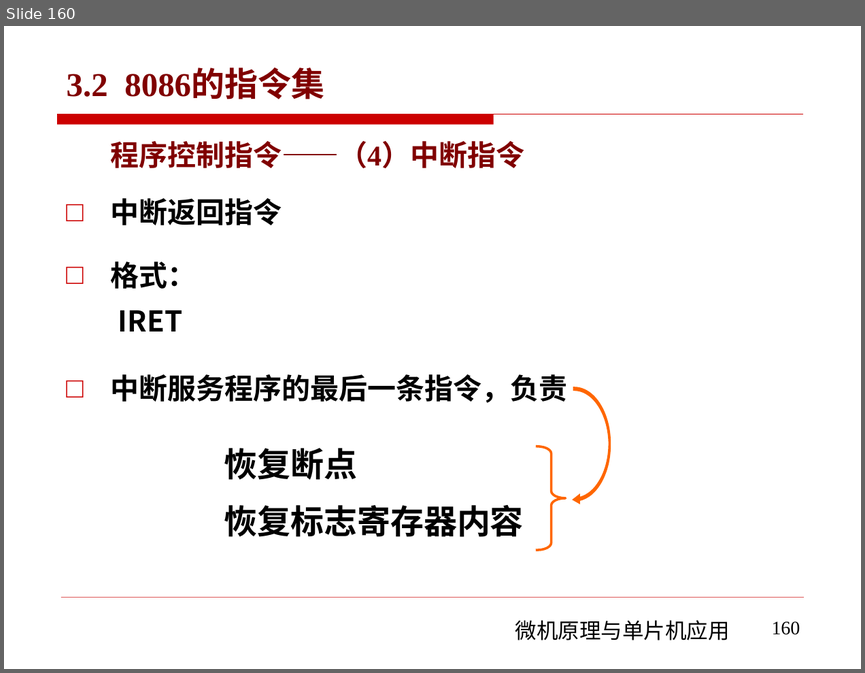
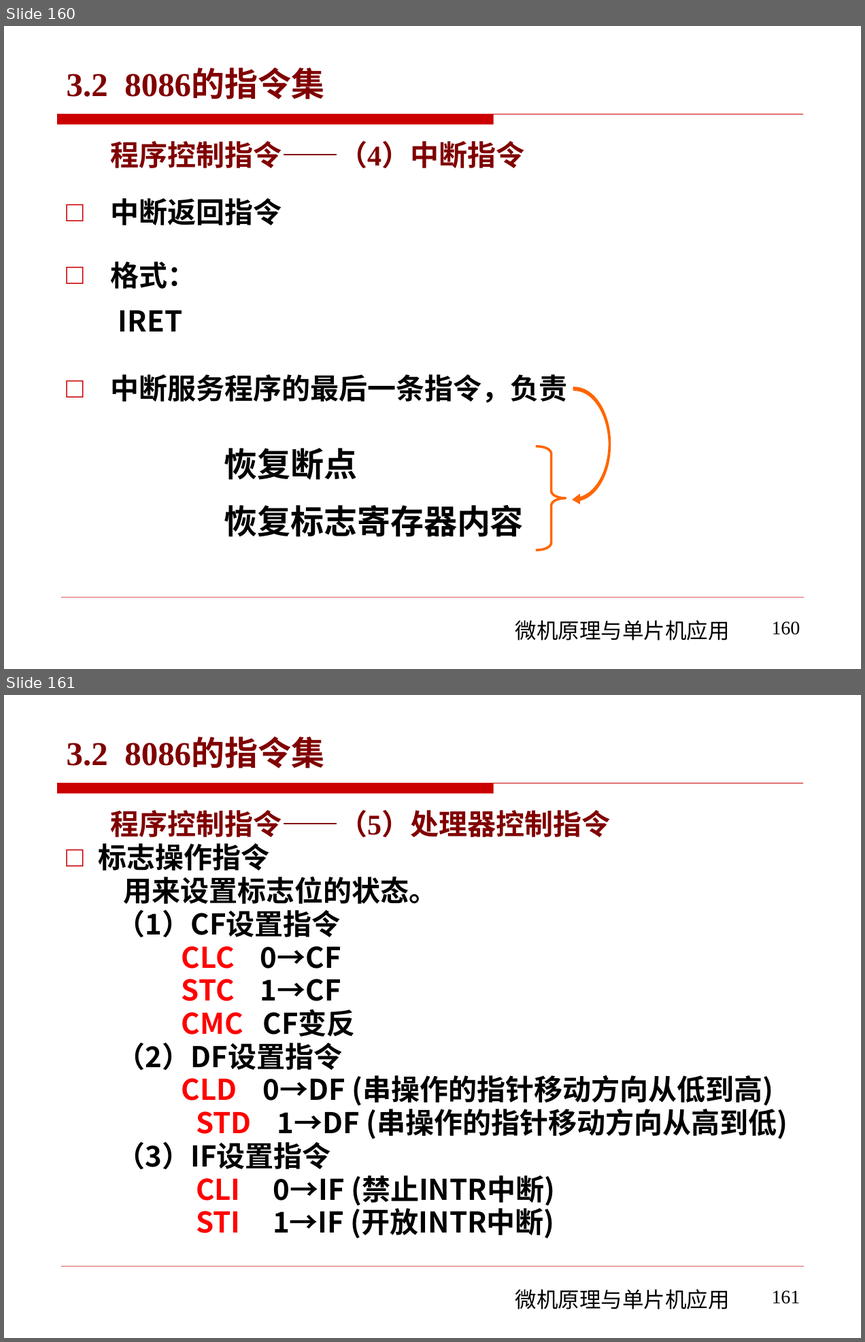
Before and after one commit to rshouc/Microcomputer, a slide deck: PPT/The Principle of Microcomputer/第三章 微机原理（8086的指令系统-指令集).pptx. Shown one above the other, each under a label of ours: slide 160 before the commit, slides 160 and 161 after it. The pictures are 865x673 and 865x1342 pixels, drawn with LibreOffice and Linux fonts; fonts in the diff are those of the drawing; background and template pictures are left out. Boxes give left, top, right and bottom in pixels: in the first picture for what was removed or moved away, otherwise in the second. Text is boxed around its words. In the diff, an @@ line names an element or a change of style, - is before the commit and + after.

```diff
--- a/PPT/The Principle of Microcomputer/第三章 微机原理（8086的指令系统-指令集).pptx
+++ b/PPT/The Principle of Microcomputer/第三章 微机原理（8086的指令系统-指令集).pptx
@@ slide 161 added at (4, 695, 861, 1338), background #FFFFFF; not listed: 3 template elements that a slide beside it also shows @@
@@ title added at (67, 739, 324, 768), 28 pt, text #800000, bold @@
+3.2 8086的指令集
@@ text added at (99, 810, 788, 1238), 24 pt, text #000000 @@
+程序控制指令——（5）处理器控制指令
+□ 标志操作指令
+用来设置标志位的状态。
+（1）CF设置指令
+CLC 0→CF
+STC 1→CF
+CMC CF变反
+（2）DF设置指令
+CLD 0→DF (串操作的指针移动方向从低到高)
+STD 1→DF (串操作的指针移动方向从高到低)
+（3）IF设置指令
+CLI 0→IF (禁止INTR中断)
+STI 1→IF (开放INTR中断)
@@ page number added at (772, 1290, 800, 1304), 16 pt, text #000000 @@
+161
```
Also in this commit, not shown: 3 other slides added.
